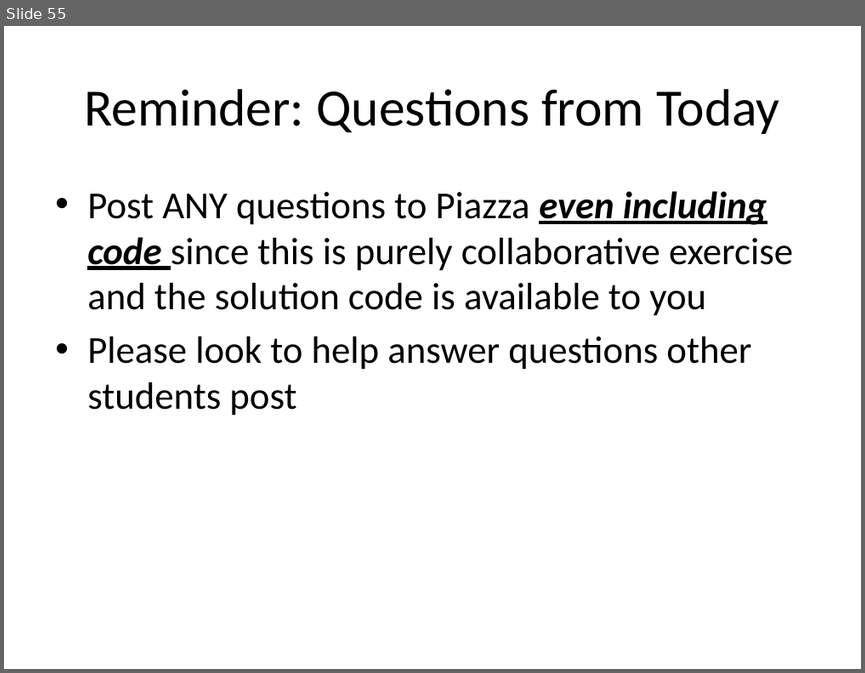
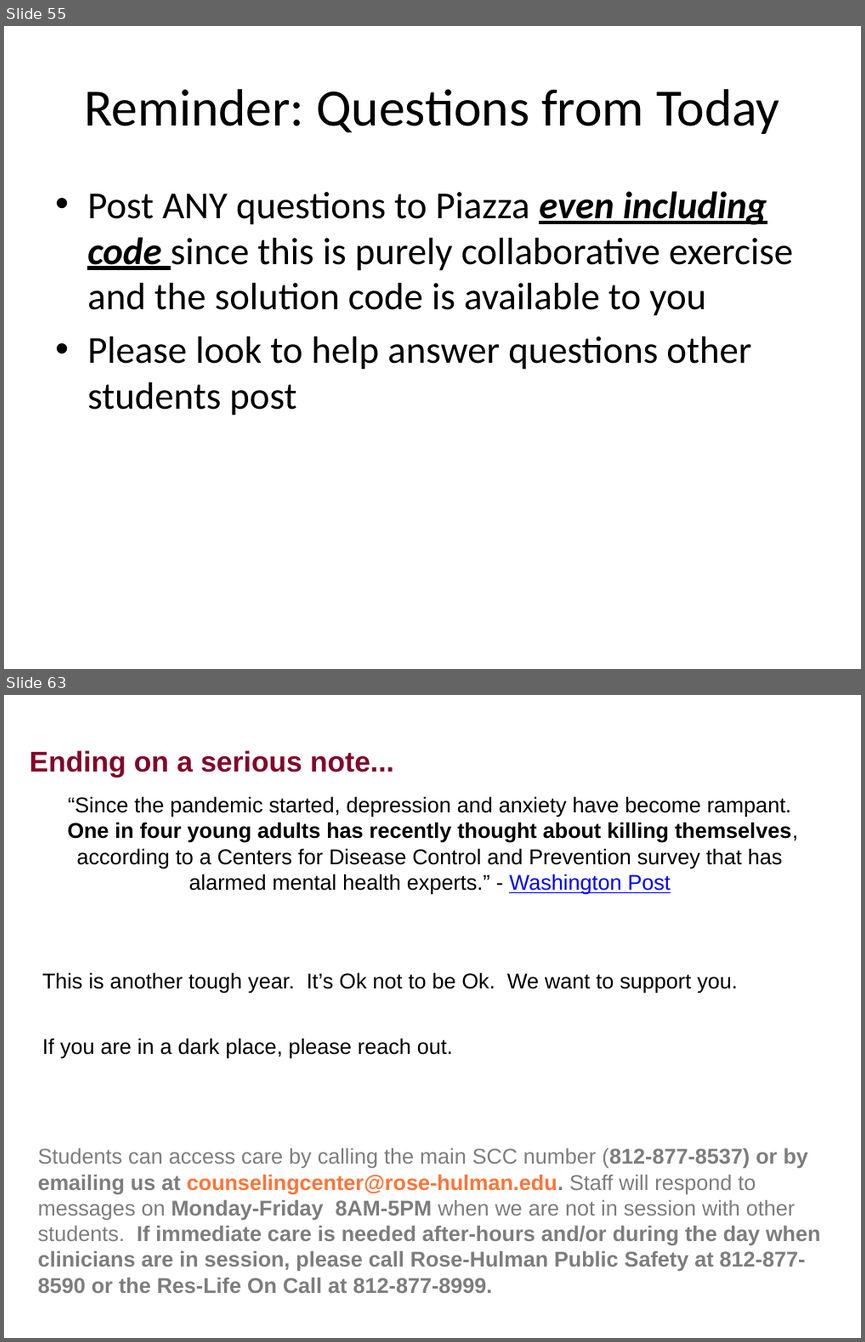
Before and after one commit to RHIT-CSSE/csse220, a slide deck: ClassMaterials/2DArraysAndMaps/Slides/2D Arrays and Maps.pptx. Shown one above the other, each under a label of ours: slide 55 before the commit, slides 55 and 63 after it; the slides between them are not shown. The pictures are 865x673 and 865x1342 pixels, drawn with LibreOffice and Linux fonts; fonts in the diff are those of the drawing. Boxes give left, top, right and bottom in pixels: in the first picture for what was removed or moved away, otherwise in the second. Text is boxed around its words. In the diff, an @@ line names an element or a change of style, - is before the commit and + after.

Commit message:
pushing renamed map variables and extra debugging and mental health slides

```diff
--- a/ClassMaterials/2DArraysAndMaps/Slides/2D Arrays and Maps.pptx
+++ b/ClassMaterials/2DArraysAndMaps/Slides/2D Arrays and Maps.pptx
@@ slide 63 added at box(4, 695, 861, 1338), background #FFFFFF @@
@@ title added at box(30, 750, 394, 777), 24 pt, text #840629, bold @@
+Ending on a serious note...
@@ text added at box(42, 796, 798, 1059), 18 pt, text #000000 @@
+“Since the pandemic started, depression and anxiety have become rampant.
+One in four young adults has recently thought about killing themselves, according to a Centers for Disease Control and Prevention survey that has alarmed mental health experts.” - Washington Post
+This is another tough year. It’s Ok not to be Ok. We want to support you.
+If you are in a dark place, please reach out.
@@ text added at box(38, 1148, 820, 1293), 18 pt, text #7D7D7D, bold @@
+Students can access care by calling the main SCC number (812-877-8537) or by emailing us at counselingcenter@rose-hulman.edu. Staff will respond to messages on Monday-Friday 8AM-5PM when we are not in session with other students. If immediate care is needed after-hours and/or during the day when clinicians are in session, please call Rose-Hulman Public Safety at 812-877-8590 or the Res-Life On Call at 812-877-8999.
```
Also in this commit, not shown: 4 slides changed, 7 other slides added, 4 slides removed.
